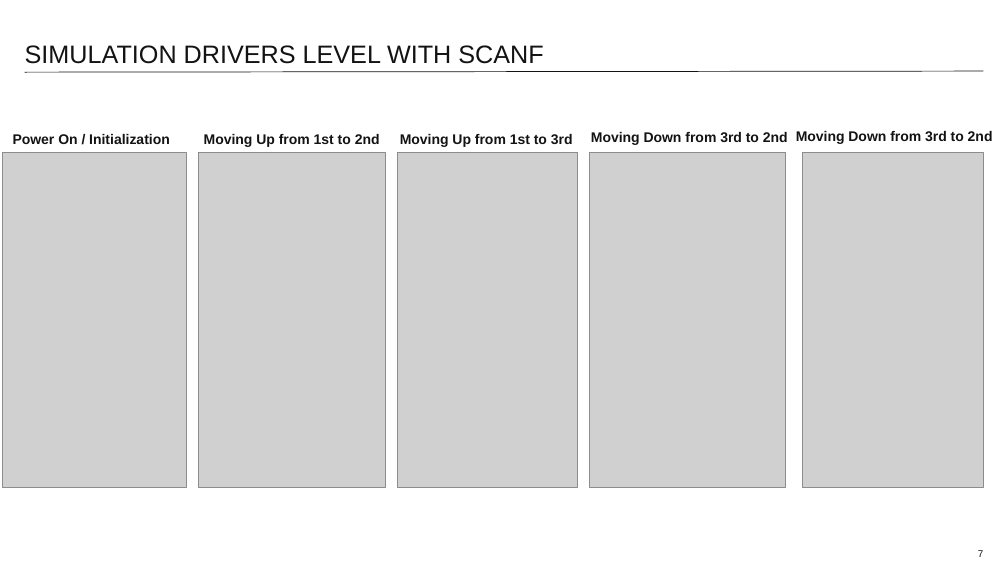
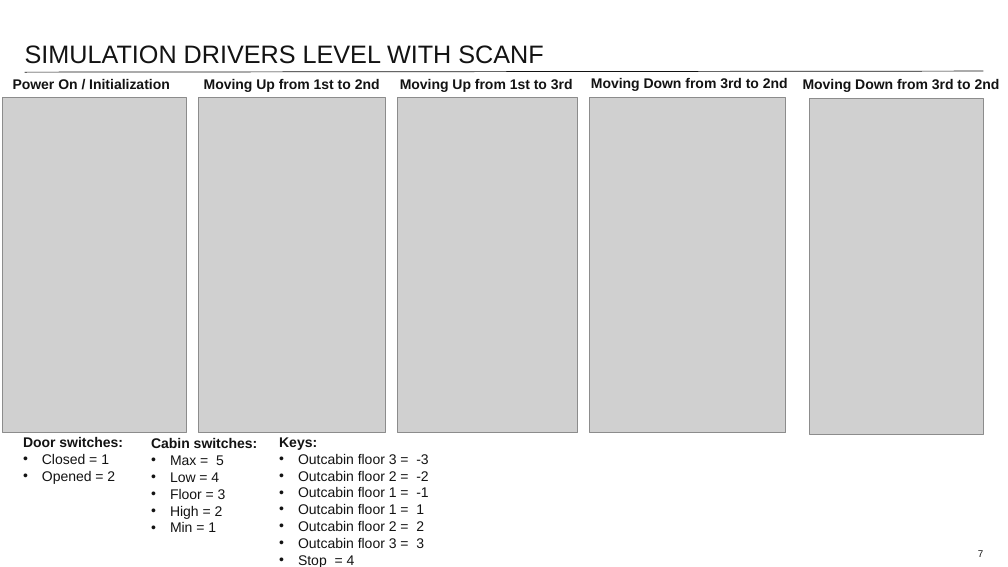
Before and after one commit to OleksandrIvanov88/EmbeddedProCamp, a slide deck: slide 7 of ElevatorControl/Elevator presentation.pptx. Drawn at 1008x567 pixels with LibreOffice and Linux fonts; fonts in the diff are those of the drawing; grey boxes stand for pictures. Boxes give left, top, right and bottom in pixels: in the first picture for what was removed or moved away, otherwise in the second. Text is boxed around its words. In the diff, an @@ line names an element or a change of style, - is before the commit and + after.

Commit message:
presentation modification

```diff
--- a/ElevatorControl/Elevator presentation.pptx
+++ b/ElevatorControl/Elevator presentation.pptx
@@ 4 pictures, 4 texts: place and size @@
-4 pictures, 4 texts at box(3, 132, 788, 488)
+4 pictures, 4 texts at box(3, 78, 788, 433)
@@ text "Moving Down from 3rd to ...": place and size @@
-text "Moving Down from 3rd to ..." at box(796, 131, 993, 144)
+text "Moving Down from 3rd to ..." at box(803, 79, 1000, 92)
@@ picture: place and size @@
-picture at box(802, 152, 983, 488)
+picture at box(809, 99, 983, 434)
@@ text added at box(23, 437, 123, 484), 10 pt, text #131313 @@
+Door switches:
+• Closed = 1
+• Opened = 2
@@ text added at box(151, 438, 258, 532), 10 pt, text #131313 @@
+Cabin switches:
+• Max = 5
+• Low = 4
+• Floor = 3
+• High = 2
+• Min = 1
@@ text added at box(279, 437, 428, 567), 10 pt, text #131313 @@
+Keys:
+• Outcabin floor 3 = -3
+• Outcabin floor 2 = -2
+• Outcabin floor 1 = -1
+• Outcabin floor 1 = 1
+• Outcabin floor 2 = 2
+• Outcabin floor 3 = 3
+• Stop = 4
```
Also in this commit, not shown: 1 other file.
